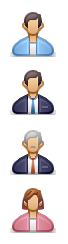
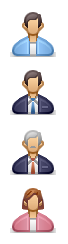
Layer changes from the first 68px x 244px image to the second:
painted on "background" (16th of 47, in "user" › "business") over (28, 98, 38, 105)
painted on "background" (18th of 47, in "user" › "business") over (27, 96, 39, 99)
painted on "background" (29th of 47, in "user" › "business-boss") over (28, 158, 38, 165)
painted on "background" (31st of 47, in "user" › "business-boss") over (27, 156, 39, 159)
